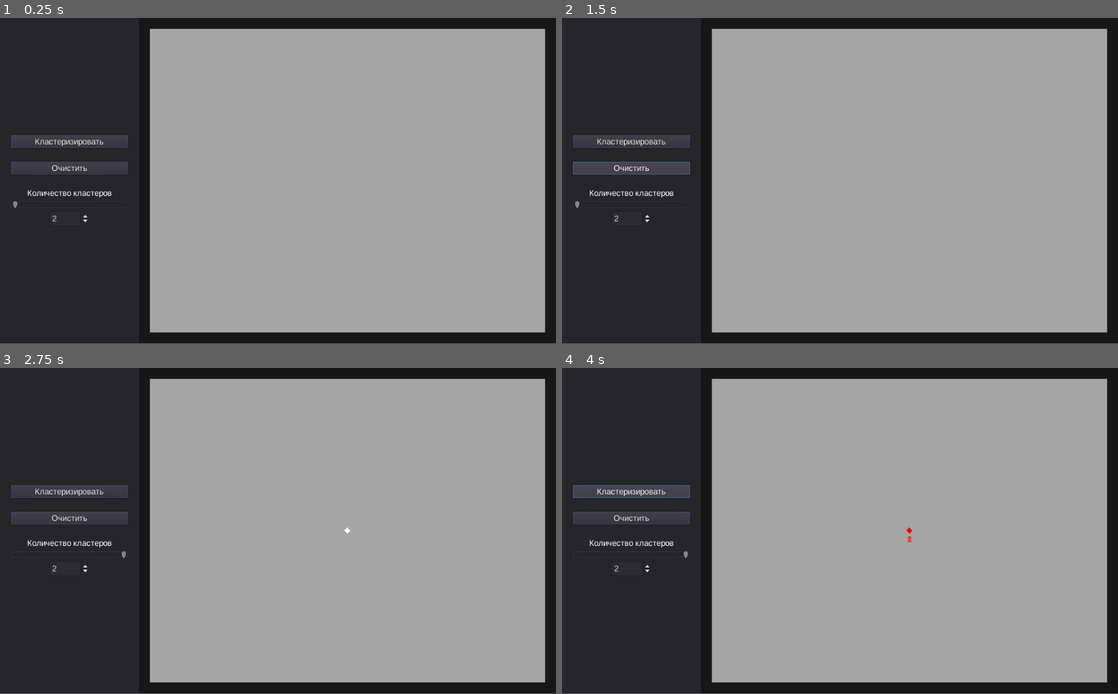
Above: before the commit, frames 1-4 (two rows, left to right).
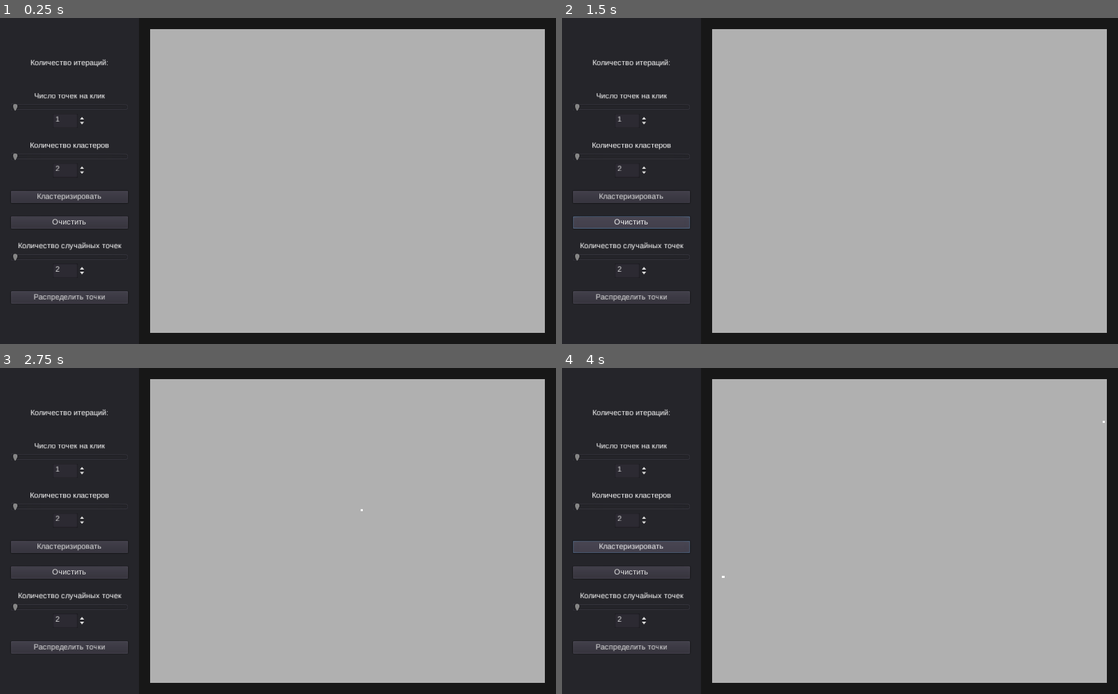
Above: after the commit, the same moments.

Repository: Kolgolar/Godot-C-means-algorythm-demo
Game: Godot game, scene res://main/main.tscn
Same seed, same stepped clock (60 frames per second), same inputs: the game is played once before the commit and once after it.
Inputs (mouse positions are in pixels of both pictures, inside the frame that each line leads up to):
- Up to frame 1 (0.25 s): no input
- Up to frame 2 (1.5 s): click "Кластеризировать" at 0.5 s; click "Очистить" at 1.25 s
- Up to frame 3 (2.75 s): click (344, 531) at 2 s
- Up to frame 4 (4 s): click (628, 648) at 2.75 s, where only the run after the commit has a clickable "Распределить точки"; click "Кластеризировать" at 3.5 s
In our replay, the window is 800x468 before the commit and 800x469 after it. These sizes can differ from the game's own. Grey fills any space a smaller window leaves; there, only what the larger window draws over its background counts as a difference.

The runs differ from the first frame. In frame 1, 3.7% of the frame differs, in the area x 2-99%, y 3-97%; in frame 2, 4.4%, in the area x 1-99%, y 3-97%; in frame 3, 3.7%; in frame 4, 4.1%.
Error before the commit: Division By Zero in operator '/'. (res://main/clusterer.gd:88)

Commit message:
Color separation

Diff:
--- a/main/board.gd
+++ b/main/board.gd
@@ -3,7 +3,9 @@
 export(PackedScene) var _point
 
 var should_create_points := false
-var _points_q := 0
+# var _points_q := 0
+var _points_per_click := 1
+
 
 onready var _points_container = $Points
 
@@ -23,20 +25,63 @@
 	var points = get_tree().get_nodes_in_group("points")
 	for p in points:
 		p.queue_free()
-	_points_q = 0
+	# _points_q = 0
 
 
-func draw_point(pos : Vector2) -> Point:
+func draw_point(pos : Vector2 = Vector2(-1, -1)) -> Point:
+	if pos == Vector2(-1, -1):
+		pos = Vector2(rand_range(0, rect_size.x), rand_range(0, rect_size.y)) + rect_global_position
 	var new_point = _point.instance()
 	_points_container.add_child(new_point)
 	new_point.rect_global_position = pos
 	return new_point
 
 
+func _on_Clusterer_iteration_passed(data : Array) -> void:
+	var matrix_u = data[0]
+	# var clusters_coords = data[1]
+	var points = get_tree().get_nodes_in_group("points")
+	var point_idx := 0
+	for matrix_row in matrix_u:
+		points[point_idx].cluster_releations = matrix_row
+		point_idx += 1
+
+
+func _on_Clusterer_clusterization_complete(data : Array) -> void:
+	var dict : Dictionary = data[0]
+	var matrix_u = dict["matrix_u"]
+	var clusters_coords = dict["clusters_coords"]
+
+	var point_idx := 0
+	for matrix_row in matrix_u:
+		var max_u := 0
+		for u_idx in matrix_row.size():
+			if matrix_row[u_idx] > matrix_row[max_u]:
+				max_u = u_idx
+		# get_tree().get_nodes_in_group("points")[point_idx].get_node("Label").text = str(max_u)
+		point_idx += 1
+
+
+	# var id := 0
+	# for cluster in clusters_coords:
+	# 	var point = draw_point(cluster)
+	# 	point.modulate = Color.red
+	# 	# point.get_node("Label").text = str(id)
+	# 	id += 1
+
+
 
 func _on_Button_pressed() -> void:
-	var new_point = _point.instance()
-	_points_container.add_child(new_point)
-	new_point.rect_global_position = get_global_mouse_position()
-	_points_q += 1
-	emit_signal("point_created", _points_q)
+	var max_shift = 50
+	for i in _points_per_click:
+		var rnd_shift = Vector2(rand_range(-max_shift, max_shift), rand_range(-max_shift, max_shift))
+		draw_point(get_global_mouse_position() + rnd_shift)
+	# var new_point = _point.instance()
+	# _points_container.add_child(new_point)
+	# new_point.rect_global_position = get_global_mouse_position()
+	# _points_q += 1
+	# emit_signal("point_created", _points_q)
+
+
+func _on_HSlider_value_changed(value : float) -> void:
+	_points_per_click = value
--- a/main/clusterer.gd
+++ b/main/clusterer.gd
@@ -1,55 +1,63 @@
 extends Node
 
 const _FUZZY_PARAMETER := 1.5
-const _MAX_EXECUTION_CYCLES := 1000
-const _EPSILON := 0.001
+const _MAX_EXECUTION_CYCLES := 100
+const _EPSILON := 0.01
+
+signal clusterization_complete
+signal iteration_passed
+
+var _points : Array
+var _clusters_q : int
+var _min_max_coords : Array
+var _clusters_coords : Array
+var _previous_decision_value : float
+var _current_decision_value : float
+var _iter_num : int
+var _matrix_u : Array
+
+var _is_busy := false
 
 
 func _ready() -> void:
 	randomize()
 
 
-func distribute_over_matrix_u(points : Array, clusters_q : int, fuzzy_parameter : float = _FUZZY_PARAMETER) -> Dictionary:
-	var min_max_coords : Array = _get_min_max_corrds(points)
-	var clusters_coords : Array = _gen_rnd_clusters_centers(clusters_q, min_max_coords[0], min_max_coords[1])
-	var matrix_u : Array = _gen_u_matrix(points.size(), clusters_q)
-	# print(matrix_u)
-
-	var previous_decision_value : float = 0
-	var current_decision_value : float = 1
-
-	var iter_num := 0
-	print("Points coords:")
-	# TODO: Move it to process
-	while iter_num < _MAX_EXECUTION_CYCLES and abs(previous_decision_value - current_decision_value) > _EPSILON:
-		iter_num += 1
-		print("Iteration #" + str(iter_num))
-		previous_decision_value = current_decision_value
-		clusters_coords = _calculate_new_clusters_coords(matrix_u, points, clusters_q)
-		# print(clusters_coords)
+func _process(delta: float) -> void:
+	if _is_busy:
+		_iter_num += 1
+		# print("Iteration #" + str(_iter_num))
+		_previous_decision_value = _current_decision_value
+		_clusters_coords = _calculate_new_clusters_coords(_matrix_u, _points, _clusters_q)
 		var point_idx = 0
-		# print("Clusters coords: " + str(clusters_coords))
-		for matrix_row in matrix_u:
+		for matrix_row in _matrix_u:
 			var cluster_idx = 0
 			for i in matrix_row.size():
-				var distance : float = points[point_idx].rect_global_position.distance_to(clusters_coords[cluster_idx])
-				# print(str(point_idx) + ": " + str(distance))
+				var distance : float = _points[point_idx].rect_global_position.distance_to(_clusters_coords[cluster_idx])
 				matrix_row[i] = _prepare_u(distance) # Changing "u"
 				cluster_idx += 1
-			# print(matrix_row)
+			matrix_row = _normalize_u_matrix_row(matrix_row)
+			_matrix_u[point_idx] = matrix_row
+			point_idx += 1
+		_current_decision_value = _calculate_decision_function(_points, _clusters_coords, _matrix_u)
+		emit_signal("iteration_passed", [_matrix_u, _clusters_coords, _iter_num])
 
-			matrix_row = _normalize_u_matrix_row(matrix_row)
-			matrix_u[point_idx] = matrix_row
-			point_idx += 1
-
-		current_decision_value = _calculate_decision_function(points, clusters_coords, matrix_u)
-		# print("Prev: " + str(previous_decision_value))
-		# print("Curr: " + str(current_decision_value))
-	print("Iterations quantity: " + str(iter_num))
-	return {"matrix_u" : matrix_u, "clusters_coords" : clusters_coords}
+		if _iter_num >= _MAX_EXECUTION_CYCLES or abs(_previous_decision_value - _current_decision_value) < _EPSILON:
+			emit_signal("clusterization_complete", [{"matrix_u" : _matrix_u, "clusters_coords" : _clusters_coords}])
+			_is_busy = false
 
 
-# Matrix row = массив принадлежности данной точки к каждому кластеру
+func distribute_over_matrix_u(points : Array, clusters_q : int, fuzzy_parameter : float = _FUZZY_PARAMETER) -> void:
+	_points = points
+	_clusters_q = clusters_q
+	_min_max_coords = _get_min_max_corrds(_points)
+	_clusters_coords = _gen_rnd_clusters_centers(clusters_q, _min_max_coords[0], _min_max_coords[1])
+	_matrix_u = _gen_u_matrix(_points.size(), clusters_q)
+	_previous_decision_value = 0
+	_current_decision_value = 1
+	_iter_num = 0
+	_is_busy = true
+
 
 func _calculate_decision_function(points : Array, clusters_coords : Array, matrix_u : Array) -> float:
 	var sum : float = 0
@@ -61,7 +69,6 @@
 			sum += u * clusters_coords[cluster_idx].distance_to(points[point_idx].rect_global_position)
 			cluster_idx += 1
 		point_idx += 1
-
 	return sum
 
 
@@ -109,9 +116,7 @@
 		matrix.append([])
 		for y in range(y_size):
 			matrix[x].append(rand_range(0, 1))
-		print("Before: " + str(matrix[x]))
 		matrix[x] = _normalize_u_matrix_row(matrix[x])
-		print("After: " + str(matrix[x]))
 	return matrix
 
 
--- a/main/main.gd
+++ b/main/main.gd
@@ -3,6 +3,7 @@
 
 onready var _board = $HBoxContainer/Control/Board
 onready var _clusterer = $Clusterer
+
 
 func _ready() -> void:
 	_board.should_create_points = true
@@ -10,29 +11,10 @@
 
 func _on_Start_pressed() -> void:
 	var points : Array = get_tree().get_nodes_in_group("points")
-	var clasters_q : int = $HBoxContainer/Panel/VBoxContainer/ClastersQ/SpinBox.value
-	var dict = _clusterer.distribute_over_matrix_u(points, clasters_q)
-	var matrix_u = dict["matrix_u"]
-	var clusters_coords = dict["clusters_coords"]
-	# print(matrix_u)
-
-	var point_idx := 0
-	for matrix_row in matrix_u:
-		var max_u := 0
-		for u_idx in matrix_row.size():
-			if matrix_row[u_idx] > matrix_row[max_u]:
-				max_u = u_idx
-		points[point_idx].get_node("Label").text = str(max_u)
-		point_idx += 1
-
-
-	var id := 0
-	for cluster in clusters_coords:
-		var point = $HBoxContainer/Control/Board.draw_point(cluster)
-		point.modulate = Color.red
-		point.get_node("Label").text = str(id)
-		id += 1
-
+	var clusters_q = $HBoxContainer/Panel/VBoxContainer/ClustersQ.get_value()
+	if points.size() > clusters_q:
+		var clasters_q : int = clusters_q
+		_clusterer.distribute_over_matrix_u(points, clasters_q)
 
 
 func _on_Clear_pressed() -> void:
@@ -40,4 +22,16 @@
 
 
 func _on_Board_point_created(points_q) -> void:
-	$HBoxContainer/Panel/VBoxContainer/ClastersQ.set_max(points_q)
+	# $HBoxContainer/Panel/VBoxContainer/ClustersQ.set_max(points_q)
+	pass
+
+
+func _on_Auto_pressed() -> void:
+	_board.clear()
+	var points_q = $HBoxContainer/Panel/VBoxContainer/PointsQ.get_value()
+	for p in points_q:
+		_board.draw_point()
+
+
+func _on_Clusterer_iteration_passed(data : Array) -> void:
+	$HBoxContainer/Panel/VBoxContainer/IterationsQ.text = "Количество итерация:\n" + str(data[2])
--- a/main/main.tscn
+++ b/main/main.tscn
@@ -51,44 +51,97 @@
 custom_constants/separation = 25
 alignment = 1
 
+[node name="IterationsQ" type="Label" parent="HBoxContainer/Panel/VBoxContainer"]
+margin_top = 44.0
+margin_right = 216.0
+margin_bottom = 83.0
+text = "Количество итераций:
+"
+align = 1
+
+[node name="Space3" type="Control" parent="HBoxContainer/Panel/VBoxContainer"]
+visible = false
+margin_top = 64.0
+margin_right = 216.0
+margin_bottom = 74.0
+rect_min_size = Vector2( 0, 10 )
+
+[node name="PointsPerClick" parent="HBoxContainer/Panel/VBoxContainer" instance=ExtResource( 6 )]
+margin_top = 108.0
+margin_bottom = 178.0
+_min_value = 1
+_max_value = 100
+
+[node name="Label" parent="HBoxContainer/Panel/VBoxContainer/PointsPerClick" index="0"]
+text = "Число точек на клик"
+
+[node name="Space" type="Control" parent="HBoxContainer/Panel/VBoxContainer"]
+visible = false
+margin_top = 194.0
+margin_right = 216.0
+margin_bottom = 204.0
+rect_min_size = Vector2( 0, 10 )
+
+[node name="ClustersQ" parent="HBoxContainer/Panel/VBoxContainer" instance=ExtResource( 6 )]
+margin_top = 203.0
+margin_bottom = 273.0
+
+[node name="Label" parent="HBoxContainer/Panel/VBoxContainer/ClustersQ" index="0"]
+text = "Количество кластеров"
+
 [node name="Start" type="Button" parent="HBoxContainer/Panel/VBoxContainer"]
-margin_top = 196.0
+margin_top = 298.0
 margin_right = 216.0
-margin_bottom = 220.0
+margin_bottom = 322.0
 text = "Кластеризировать"
 
 [node name="Clear" type="Button" parent="HBoxContainer/Panel/VBoxContainer"]
-margin_top = 245.0
+margin_top = 347.0
 margin_right = 216.0
-margin_bottom = 269.0
+margin_bottom = 371.0
 text = "Очистить"
 
-[node name="ClastersQ" parent="HBoxContainer/Panel/VBoxContainer" instance=ExtResource( 6 )]
-margin_top = 294.0
-margin_bottom = 364.0
+[node name="Space2" type="Control" parent="HBoxContainer/Panel/VBoxContainer"]
+visible = false
+margin_top = 422.0
+margin_right = 216.0
+margin_bottom = 522.0
+rect_min_size = Vector2( 0, 100 )
 
-[node name="Label" parent="HBoxContainer/Panel/VBoxContainer/ClastersQ" index="0"]
-text = "Количество кластеров"
+[node name="PointsQ" parent="HBoxContainer/Panel/VBoxContainer" instance=ExtResource( 6 )]
+margin_top = 396.0
+margin_bottom = 466.0
+_max_value = 5000
+
+[node name="Label" parent="HBoxContainer/Panel/VBoxContainer/PointsQ" index="0"]
+text = "Количество случайных точек"
+
+[node name="Auto" type="Button" parent="HBoxContainer/Panel/VBoxContainer"]
+margin_top = 491.0
+margin_right = 216.0
+margin_bottom = 515.0
+text = "Распределить точки"
 
 [node name="Control" type="Control" parent="HBoxContainer"]
 margin_left = 256.0
 margin_right = 1024.0
 margin_bottom = 600.0
+mouse_filter = 2
 size_flags_horizontal = 3
 size_flags_vertical = 3
 size_flags_stretch_ratio = 3.0
 
 [node name="Board" type="ColorRect" parent="HBoxContainer/Control"]
-self_modulate = Color( 0.690196, 0.690196, 0.690196, 1 )
 anchor_right = 1.0
 anchor_bottom = 1.0
 margin_left = 20.0
 margin_top = 20.0
 margin_right = -20.0
 margin_bottom = -20.0
+mouse_filter = 2
 size_flags_horizontal = 3
 size_flags_vertical = 3
-color = Color( 0.941176, 0.941176, 0.941176, 1 )
+color = Color( 0.690196, 0.690196, 0.690196, 1 )
 script = ExtResource( 1 )
 __meta__ = {
 "_edit_lock_": true
@@ -99,15 +152,26 @@
 anchor_right = 1.0
 anchor_bottom = 1.0
 mouse_filter = 2
+__meta__ = {
+"_edit_use_anchors_": true
+}
 
 [node name="Button" type="Button" parent="HBoxContainer/Control/Board"]
 self_modulate = Color( 1, 1, 1, 0 )
 anchor_right = 1.0
 anchor_bottom = 1.0
+mouse_filter = 1
 
+[connection signal="clusterization_complete" from="Clusterer" to="HBoxContainer/Control/Board" method="_on_Clusterer_clusterization_complete"]
+[connection signal="iteration_passed" from="Clusterer" to="." method="_on_Clusterer_iteration_passed"]
+[connection signal="iteration_passed" from="Clusterer" to="HBoxContainer/Control/Board" method="_on_Clusterer_iteration_passed"]
+[connection signal="value_changed" from="HBoxContainer/Panel/VBoxContainer/PointsPerClick/HSlider" to="HBoxContainer/Control/Board" method="_on_HSlider_value_changed"]
 [connection signal="pressed" from="HBoxContainer/Panel/VBoxContainer/Start" to="." method="_on_Start_pressed"]
 [connection signal="pressed" from="HBoxContainer/Panel/VBoxContainer/Clear" to="." method="_on_Clear_pressed"]
+[connection signal="pressed" from="HBoxContainer/Panel/VBoxContainer/Auto" to="." method="_on_Auto_pressed"]
 [connection signal="point_created" from="HBoxContainer/Control/Board" to="." method="_on_Board_point_created"]
 [connection signal="pressed" from="HBoxContainer/Control/Board/Button" to="HBoxContainer/Control/Board" method="_on_Button_pressed"]
 
-[editable path="HBoxContainer/Panel/VBoxContainer/ClastersQ"]
+[editable path="HBoxContainer/Panel/VBoxContainer/PointsPerClick"]
+[editable path="HBoxContainer/Panel/VBoxContainer/ClustersQ"]
+[editable path="HBoxContainer/Panel/VBoxContainer/PointsQ"]
--- a/main/point.gd
+++ b/main/point.gd
@@ -2,11 +2,31 @@
 
 class_name Point
 
-var cluster_releations := {}
-# cluster_id : probability
+var colors = [
+	Color.red,
+	Color.orange,
+	Color.yellow,
+	Color.green,
+	Color.aqua,
+	Color.blue,
+	Color.magenta,
+	Color.bisque,
+	Color.black,
+	Color.deeppink,
+]
+
+var cluster_releations := [] setget update_clusters_relations
 
 func _ready() -> void:
-	pass # Replace with function body.
+	pass
+
+
+func update_clusters_relations(arr : Array) -> void:
+	var max_u := 0
+	for u_idx in arr.size():
+		if arr[u_idx] > arr[max_u]:
+			max_u = u_idx
+	$TextureRect.self_modulate = colors[max_u]
 
 
 func _on_mouse_exited() -> void:
@@ -14,4 +34,5 @@
 
 
 func _on_mouse_entered() -> void:
+	print("COCK")
 	$PanelContainer.show()
--- a/main/point.tscn
+++ b/main/point.tscn
@@ -28,7 +28,7 @@
 margin_top = -4.0
 margin_right = 4.0
 margin_bottom = 4.0
-rect_rotation = 45.0
+rect_scale = Vector2( 0.5, 0.5 )
 rect_pivot_offset = Vector2( 4, 4 )
 texture = ExtResource( 2 )
 
--- a/main/slider_container.gd
+++ b/main/slider_container.gd
@@ -16,6 +16,10 @@
 		n.step = _step
 
 
+func get_value() -> int:
+	return _slider.value
+
+
 func set_max(value) -> void:
 	_slider.max_value = value
 	_spin_box.max_value = value
--- a/project.godot
+++ b/project.godot
@@ -30,6 +30,11 @@
 run/main_scene="res://main/main.tscn"
 config/icon="res://icon.png"
 
+[display]
+
+window/stretch/mode="2d"
+window/stretch/aspect="expand"
+
 [gui]
 
 common/drop_mouse_on_gui_input_disabled=true
